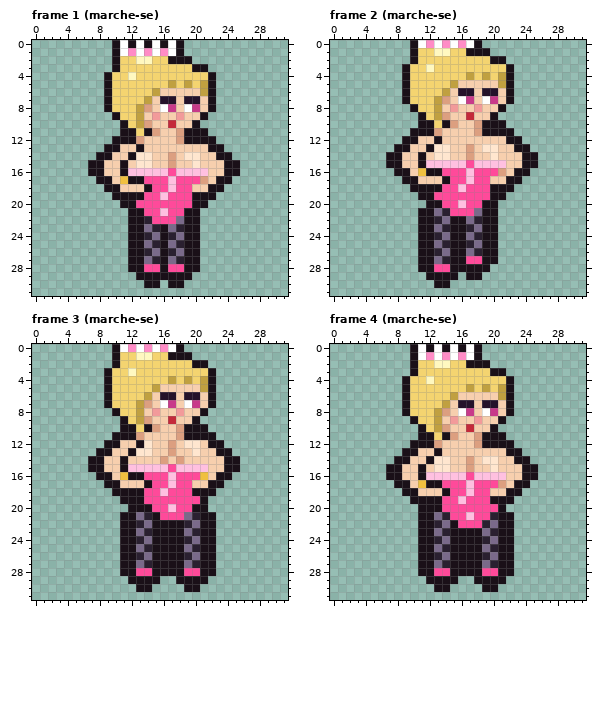
Two states of a pixel-art file, art/plaisirs/plaisirs-neon-revue.aseprite. The first picture shows the starting point.
32x32 pixels, 20 frames. Shown: frame 1 (marche-se), frame 2 (marche-se), frame 3 (marche-se), frame 4 (marche-se). The commit also changed other frames, which this record leaves out.
Once edited:
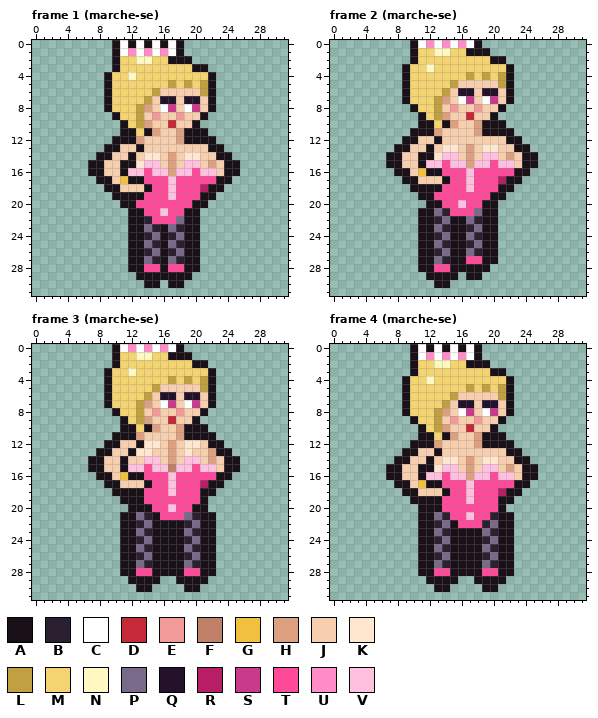
Palette (. is transparent): A #1a1018  B #2a2030  C #ffffff  D #c42a3a  E #f29a9a  F #c08068  G #f0c040  H #dc9f80  J #f7cfae  K #ffe6cf  L #c0a040  M #f4d470  N #fff8c0  P #7a6a8a  Q #24122a  R #b81e66  S #c83a8a  T #ff4a9a  U #ff8cc6  V #ffc0e0
Changes in this commit:
--- frame 1 (marche-se)
@@ x 10..24 @@
 13 AJJAJJJJJJJJAA.
-14 JJAKKJJHJKKJJAA
-15 JAJKKJJHJJKJJJA
-16 JAVVVVVTVVVVJJA
-17 JGAATTTVTTTHJAA
-18 AJJJATTVTTJJAA.
-19 AAAATTVTTTAAA..
+14 JJAJKKJHJKKJJAA
+15 JAAKVVJHJVVJHJA
+16 JAVVTVVHVVTVVJA
+17 JGAATTTVTTTTTAA
+18 AJJJATTVTTTRAA.
+19 AAAATTTVTTTAA..
 20 .AATTTTTTTAA...
--- frame 2 (marche-se)
@@ x 10..24 @@
 12 AJJAJJJJJJJJAA.
-13 JJAKKJJHJKKJJAA
-14 JAJKKJJHJJKJJJA
-15 JAVVVVVTVVVVJJA
-16 JGAATTTVTTTHJAA
-17 AJJJATTVTTJJAA.
-18 AAAATTVTTTAAA..
+13 JJAJKKJHJKKJJAA
+14 JAAKVVJHJVVJHJA
+15 JAVVTVVHVVTVVJA
+16 JGAATTTVTTTTTAA
+17 AJJJATTVTTTRAA.
+18 AAAATTTVTTTAA..
 19 .AATTTTTTTAA...
--- frame 3 (marche-se)
@@ x 12..24 @@
 11 AHJJJJHAAAA..
-12 JAKJJHJKKJAA.
-13 AKKJJHJJKJJAA
-14 JJJJHJHJJJJJA
-15 VVVVVTVVVVJJA
-16 AATTTVTTTGJAA
-17 JJATTVTTJJAA.
-18 AATTVTTTAAA..
+12 JAKKJHJKKJAA.
+13 AKKJJHJKJJHAA
+14 JJVVJHJVVJHJA
+15 VVTVVFVVTVVJA
+16 AATTTVTTTTTAA
+17 JJATTVTTTRAA.
+18 AATTTVTTTAA..
 19 AATTTTTTTA...
--- frame 4 (marche-se)
@@ x 10..24 @@
 13 AJJAJJJJJJJJAA.
-14 JJAKKJJHJKKJJAA
-15 JAJKKJJHJJKJJJA
-16 JAVVVVVTVVVVJJA
-17 JGAATTTVTTTHJAA
-18 AJJJATTVTTJJAA.
-19 AAAATTVTTTAAA..
+14 JJAJKKJHJKKJJAA
+15 JAAKVVJHJVVJHJA
+16 JAVVTVVHVVTVVJA
+17 JGAATTTVTTTTTAA
+18 AJJJATTVTTTRAA.
+19 AAAATTTVTTTAA..
 20 .AAATTTTTTTA...
Changed places in both pictures, as pixel boxes (x1, y1, x2, y2):
changed: (128, 152, 216, 200)
changed: (426, 144, 514, 192)
changed: (144, 440, 216, 496)
changed: (426, 456, 514, 504)
